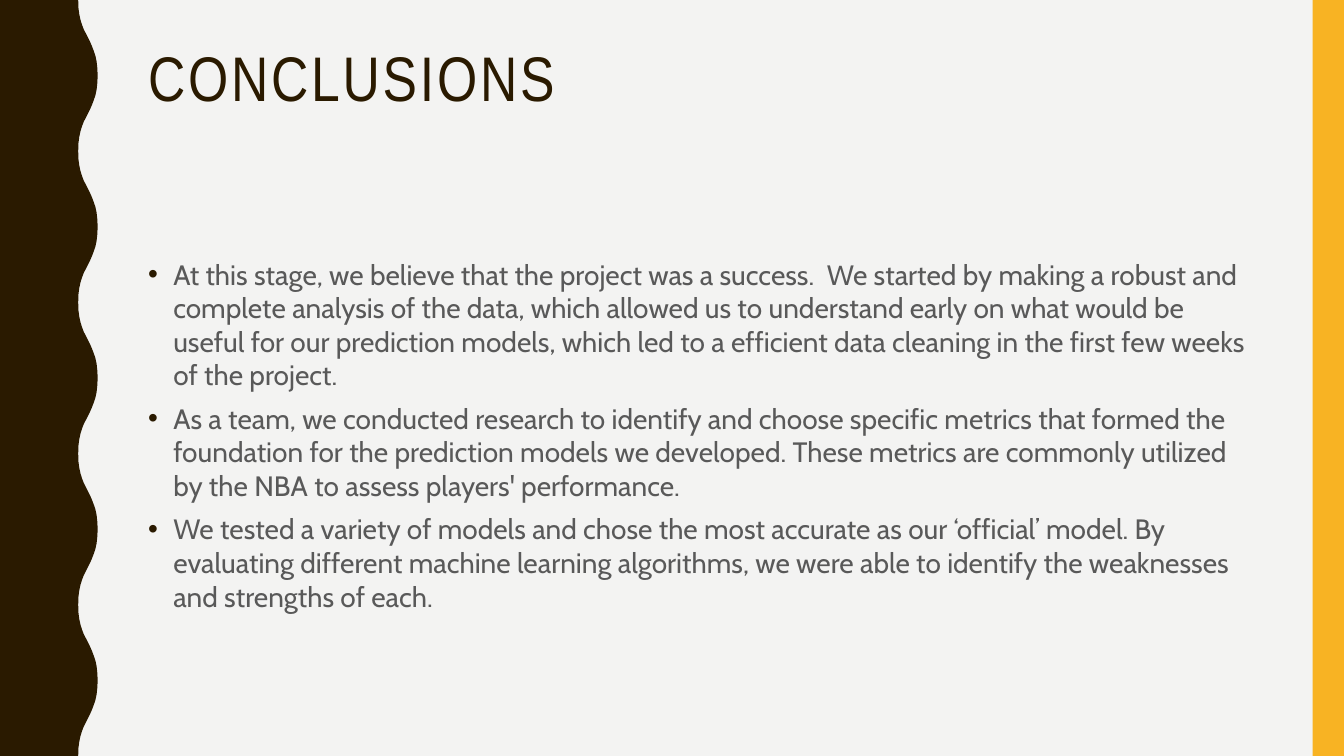
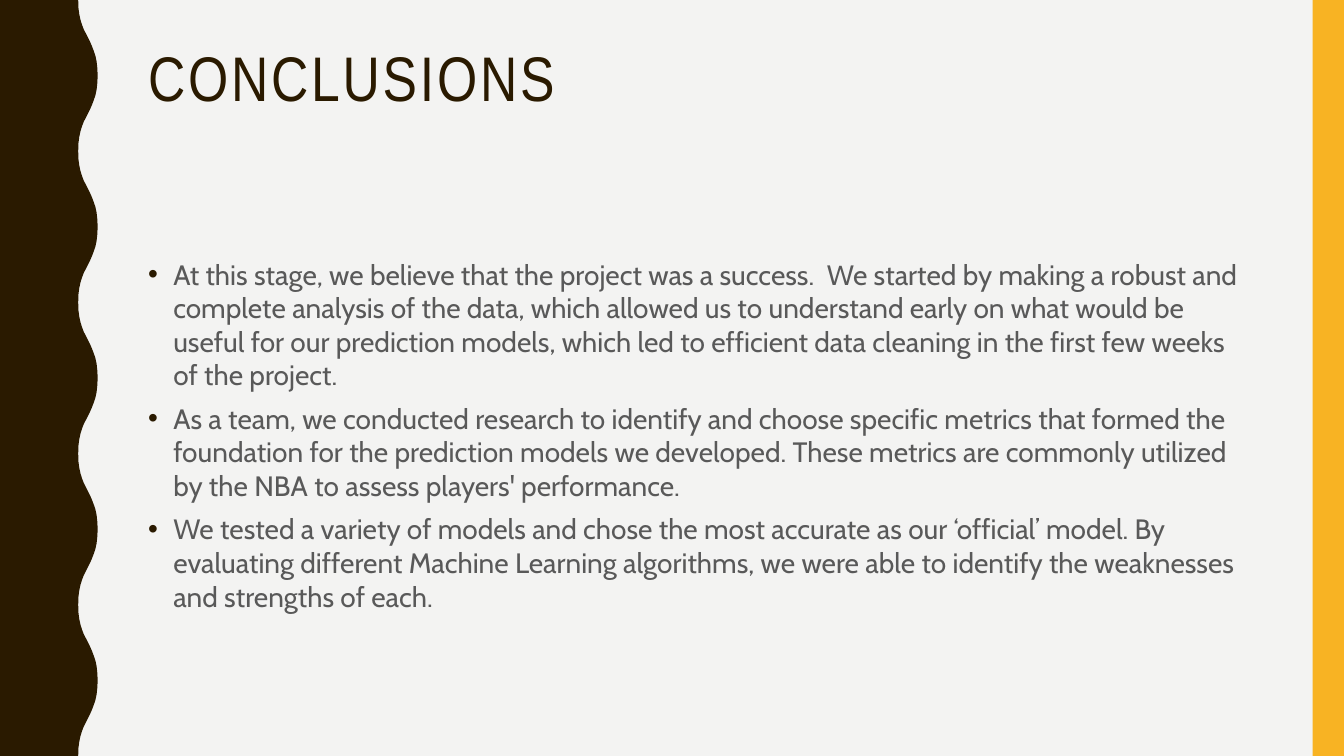
Before and after one commit to afs202005277/AC, a slide deck: slide 13 of ppt projeto.pptx. Drawn at 1344x756 pixels with LibreOffice and Linux fonts; fonts in the diff are those of the drawing. Boxes give left, top, right and bottom in pixels: in the first picture for what was removed or moved away, otherwise in the second. Text is boxed around its words. In the diff, an @@ line names an element or a change of style, - is before the commit and + after.

```diff
--- a/ppt projeto.pptx
+++ b/ppt projeto.pptx
@@ text at (173, 264, 1237, 392): text changed @@
-• At this stage, we believe that the project was a success. We started by making a robust and complete analysis of the data, which allowed us to understand early on what would be useful for our prediction models, which led to a efficient data cleaning in the first few weeks of the project.
+• At this stage, we believe that the project was a success. We started by making a robust and complete analysis of the data, which allowed us to understand early on what would be useful for our prediction models, which led to efficient data cleaning in the first few weeks of the project.
@@ text at (173, 518, 1234, 613): text changed @@
-• We tested a variety of models and chose the most accurate as our ‘official’ model. By evaluating different machine learning algorithms, we were able to identify the weaknesses and strengths of each.
+• We tested a variety of models and chose the most accurate as our ‘official’ model. By evaluating different Machine Learning algorithms, we were able to identify the weaknesses and strengths of each.
```
Also in this commit, not shown: 6 other slides changed, 1 other file.
